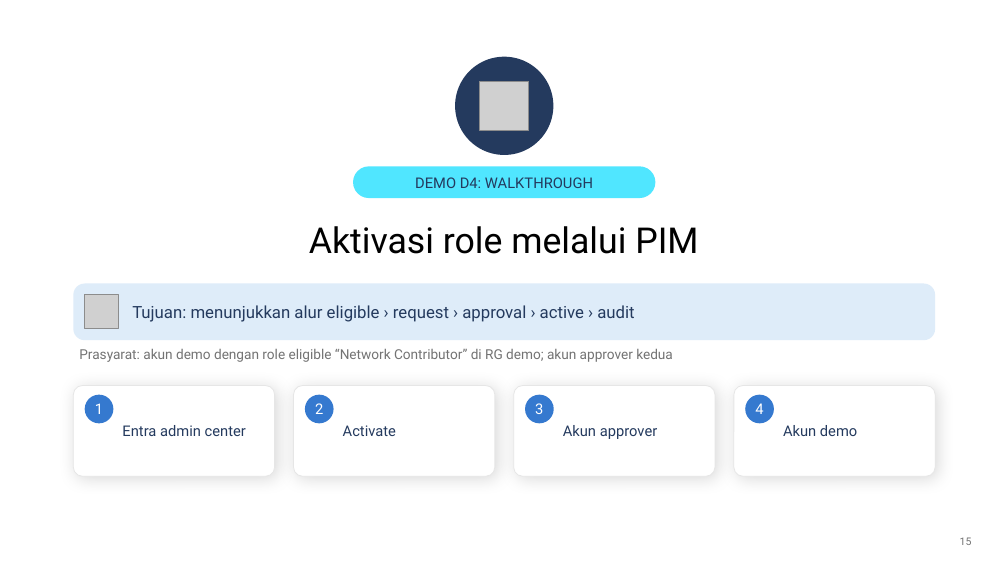
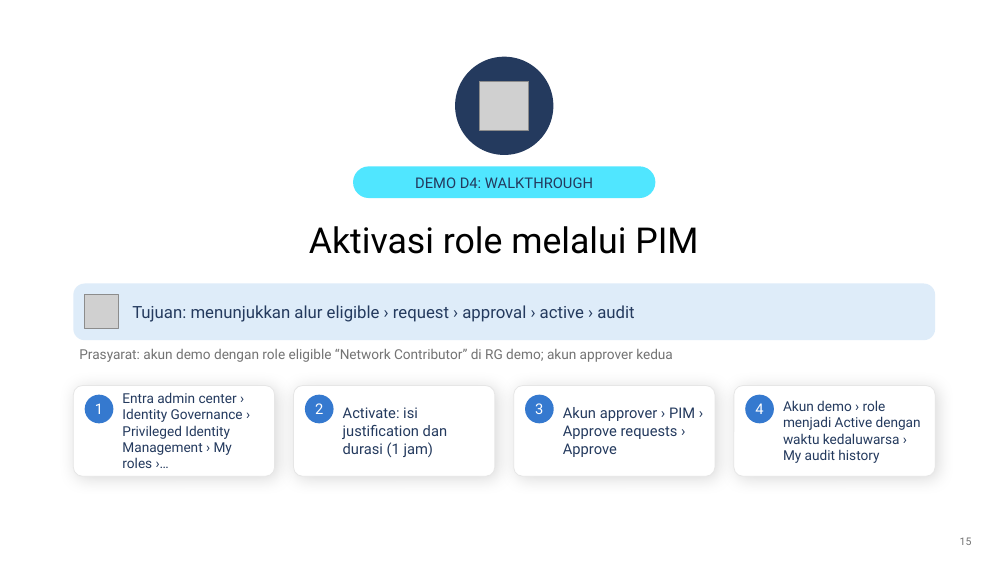
Before and after one commit to medisa-aris/azure-landing-zone-training, a slide deck: slide 15 of slides/pptx/slide_day03_identity-and-network.pptx. Drawn at 1008x567 pixels with LibreOffice and Linux fonts; fonts in the diff are those of the drawing; grey boxes stand for pictures; background and template pictures are left out. Boxes give left, top, right and bottom in pixels: in the first picture for what was removed or moved away, otherwise in the second. Text is boxed around its words. In the diff, an @@ line names an element or a change of style, - is before the commit and + after.

```diff
--- a/slides/pptx/slide_day03_identity-and-network.pptx
+++ b/slides/pptx/slide_day03_identity-and-network.pptx
@@ text at box(122, 392, 243, 468): text changed; size 14 to 13 pt @@
-Entra admin center
+Entra admin center › Identity Governance › Privileged Identity Management › My roles ›…
@@ text at box(343, 407, 447, 457): text changed @@
-Activate
+Activate: isi justification dan durasi (1 jam)
@@ text at box(563, 407, 695, 457): text changed @@
-Akun approver
+Akun approver › PIM › Approve requests › Approve
@@ text at box(783, 400, 921, 463): text changed; size 14 to 13 pt @@
-Akun demo
+Akun demo › role menjadi Active dengan waktu kedaluwarsa › My audit history
```
Also in this commit, not shown: 16 other slides changed, 6 other files.
